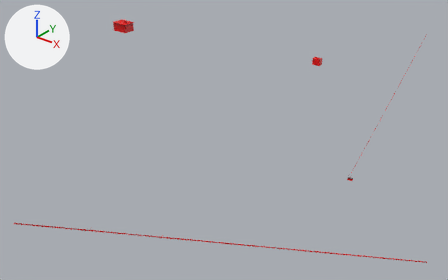
The glTF model game/models/dish_props.glb as it was, and as the next commit left it.
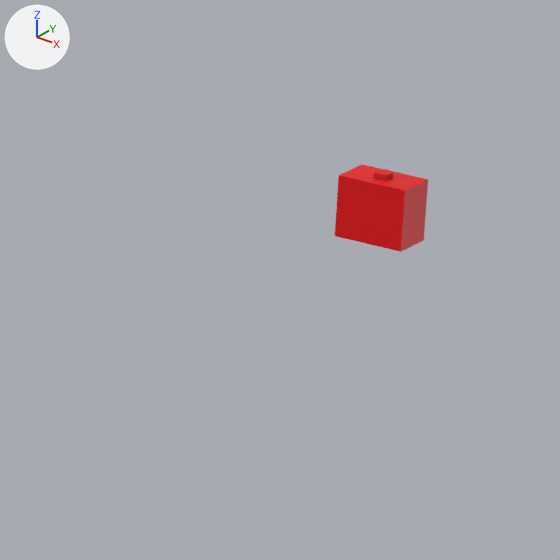
Old and new are each drawn whole from a camera (50 mm lens) standing at (222.3, -122.9, 146.9) and looking at (10.4, 141.9, -17.3) and again close up on the part from 62% to 75% of the width and 14% to 36% of the height. Arrows for +X, +Y and +Z are at upper left; the lights stay in place. The last two pictures show the newer version. Vertices at exactly the same position are counted once.

In view in the first close-up: 'dish_props'.
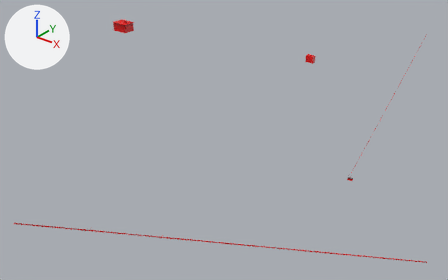
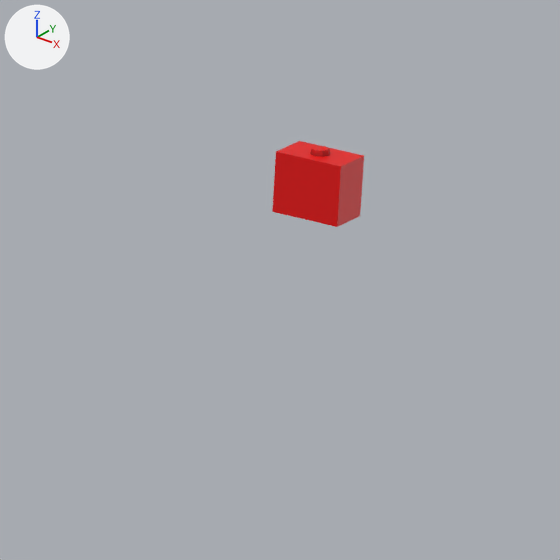
The edits, one by one:
me_dish_props is used by ob_dish_props; location (0.0, 0.0, 0.0).
me_dish_props had 254 vertices, 444 faces and spanned x -177.0..143.0, y 0.0..256.0, z -45.0..40.0.
me_dish_props now has 254 vertices, 444 faces and spans x -177.0..143.0, y 0.0..258.0, z -45.0..40.0.
me_dish_props part 1: the loose piece of 8 vertices spanning x 4.0..10.0, y 252.0..256.0, z 0.0..5.0 is moved by (-7.0, 2.0, 0.0).
me_dish_props part 2: the loose piece of 16 vertices spanning x 6.0..8.0, y 253.0..255.0, z 4.0..5.0 is moved by (-7.0, 2.0, 0.0).

Changed parts and their boxes (x1, y1, x2, y2) in the close-ups (560 x 560 px; the box of a moved part takes in the faces that stretch with it):
'dish_props', reshaped: before (335, 164, 428, 252); after (272, 141, 364, 227)
part 1 of me_dish_props, moved or reshaped: before (335, 164, 428, 252); after (272, 141, 364, 227)
part 2 of me_dish_props, moved or reshaped: before (373, 169, 393, 181); after (310, 145, 330, 157)
